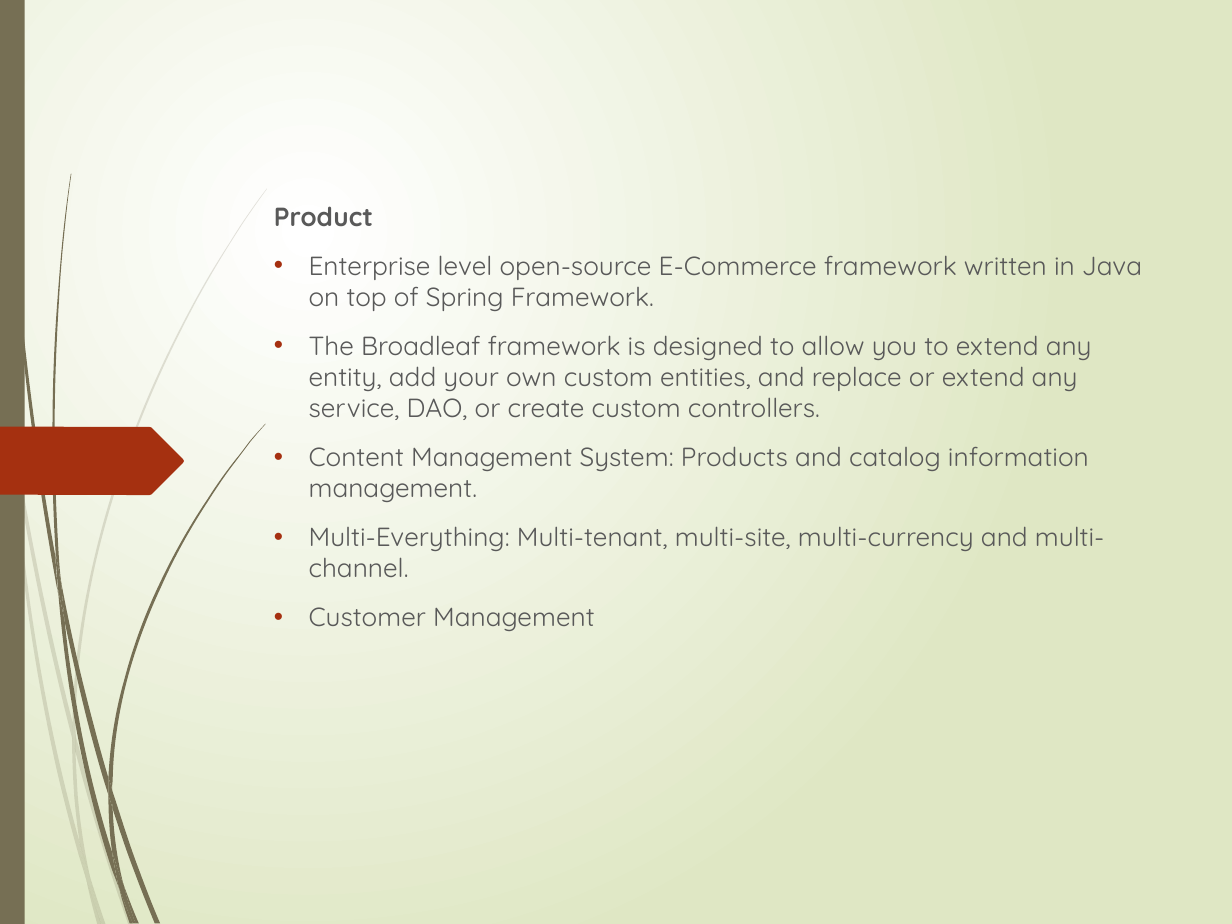
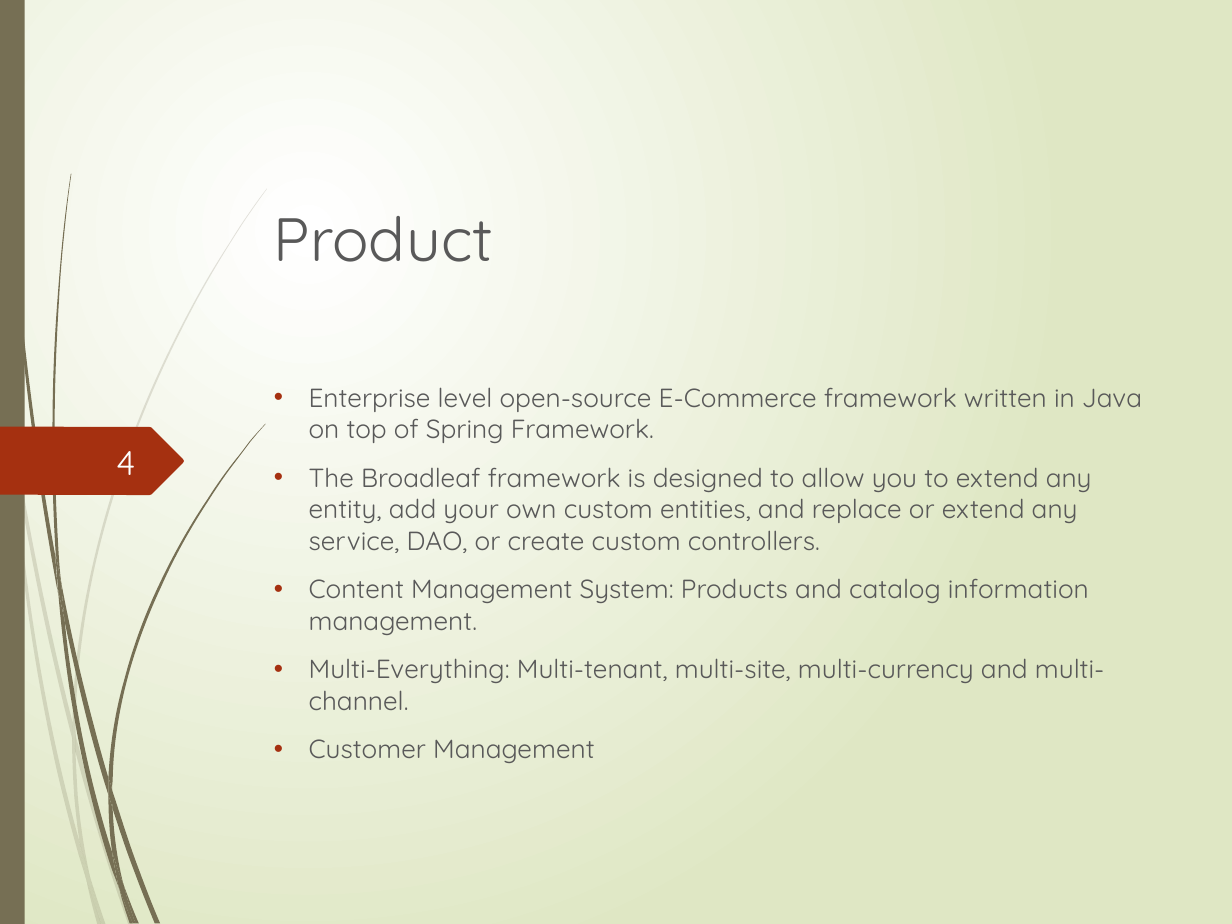
Before and after one commit to proliuxz/SME, a slide deck: slide 4 of Broadleaf.pptx (slide 3 before the commit). Drawn at 1232x924 pixels with LibreOffice and Linux fonts; fonts in the diff are those of the drawing. Boxes give left, top, right and bottom in pixels: in the first picture for what was removed or moved away, otherwise in the second. Text is boxed around its words. In the diff, an @@ line names an element or a change of style, - is before the commit and + after.

```diff
--- a/Broadleaf.pptx
+++ b/Broadleaf.pptx
@@ text at [274, 216, 493, 262]: size 15.3 to 35.7 pt, bold off in "Product" @@
@@ page number added at [116, 451, 135, 475], 20 pt, text #FEFFFF @@
+4
```
Also in this commit, not shown: 7 other slides changed, 6 slides added.
